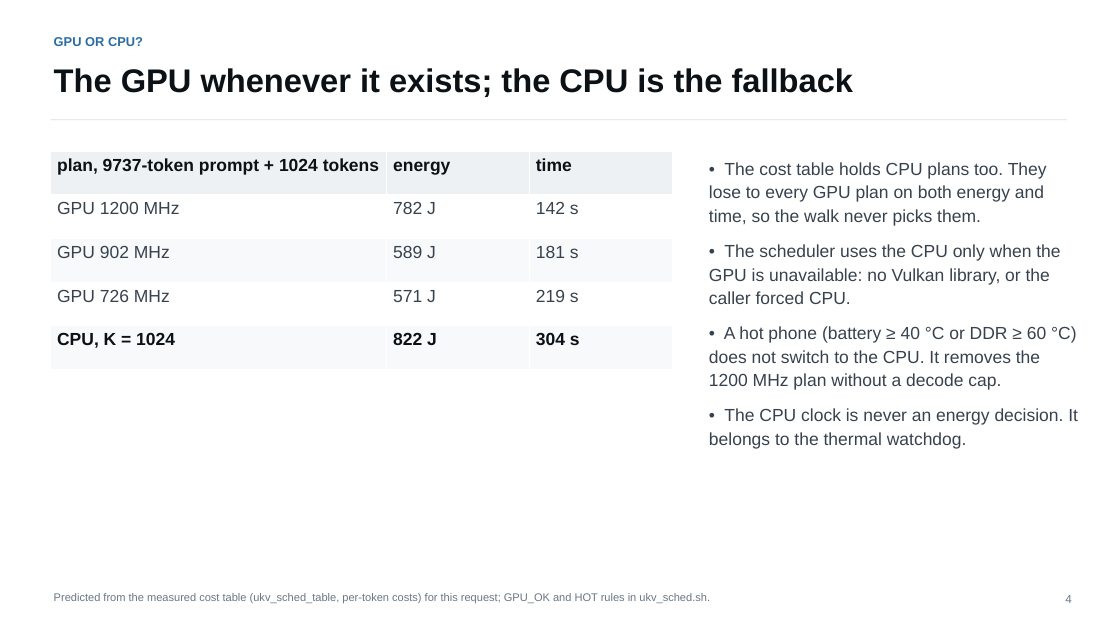
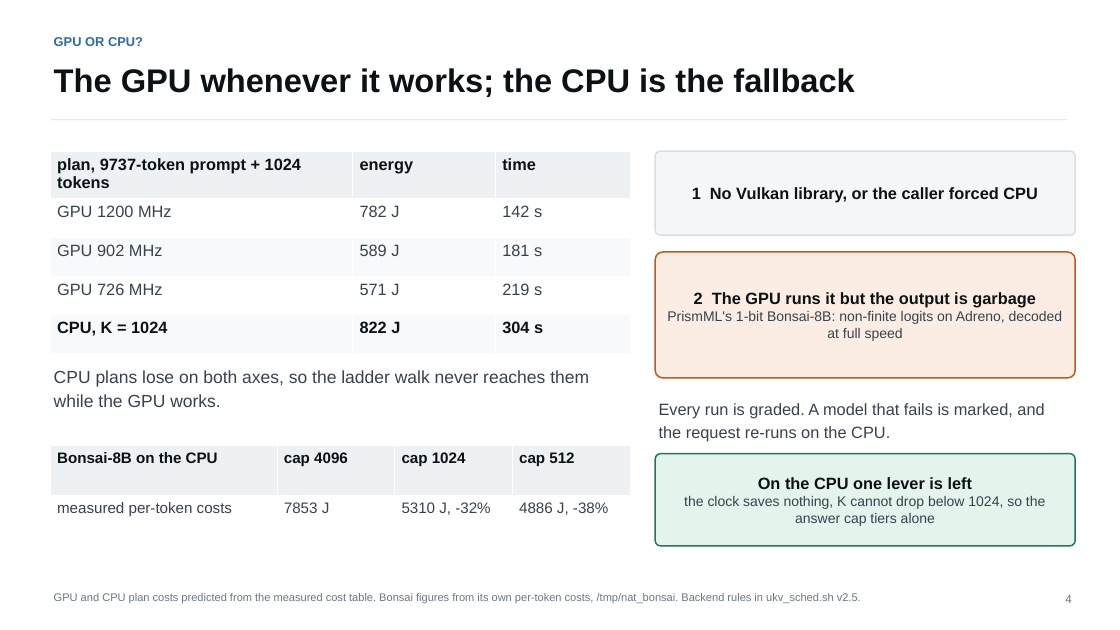
Before and after one commit to Romyull-Islam/EndurKV, a slide deck: slide 4 of muKV_energy_rl_talk.pptx. Drawn at 1120x630 pixels with LibreOffice and Linux fonts; fonts in the diff are those of the drawing. Boxes give left, top, right and bottom in pixels: in the first picture for what was removed or moved away, otherwise in the second. Text is boxed around its words. In the diff, an @@ line names an element or a change of style, - is before the commit and + after.

```diff
--- a/muKV_energy_rl_talk.pptx
+++ b/muKV_energy_rl_talk.pptx
@@ text at bbox=[54, 68, 855, 97]: text changed @@
-The GPU whenever it exists; the CPU is the fallback
+The GPU whenever it works; the CPU is the fallback
@@ table at bbox=[50, 151, 630, 344] @@
@@ size 15 to 14 pt @@
@@ table: place and size @@
-table at bbox=[50, 151, 672, 370]
+table at bbox=[50, 151, 630, 344]
@@ rounded rectangle added at bbox=[655, 151, 1075, 235], fill #F4F6F8, outline #D9DEE4 1.25 pt, 14 pt, text #0C1116, bold @@
+1 No Vulkan library, or the caller forced CPU
@@ rounded rectangle added at bbox=[655, 252, 1075, 378], fill #FBEDE3, outline #C4581A 1.25 pt, 12 pt, text #38424E @@
+2 The GPU runs it but the output is garbage
+PrismML's 1-bit Bonsai-8B: non-finite logits on Adreno, decoded at full speed
@@ text at bbox=[54, 370, 589, 407]: text changed @@
-• The cost table holds CPU plans too. They lose to every GPU plan on both energy and time, so the walk never picks them.
-• The scheduler uses the CPU only when the GPU is unavailable: no Vulkan library, or the caller forced CPU.
-• A hot phone (battery ≥ 40 °C or DDR ≥ 60 °C) does not switch to the CPU. It removes the 1200 MHz plan without a decode cap.
-• The CPU clock is never an energy decision. It belongs to the thermal watchdog.
+CPU plans lose on both axes, so the ladder walk never reaches them while the GPU works.
@@ text added at bbox=[659, 403, 1044, 441], 14 pt, text #38424E @@
+Every run is graded. A model that fails is marked, and the request re-runs on the CPU.
@@ table added at bbox=[50, 445, 630, 546], 2 rows, 4 columns @@
+Bonsai-8B on the CPU | cap 4096 | cap 1024 | cap 512
+measured per-token costs | 7853 J | 5310 J, -32% | 4886 J, -38%
@@ rounded rectangle added at bbox=[655, 454, 1075, 546], fill #E4F3EC, outline #1A7A58 1.25 pt, 12 pt, text #38424E @@
+On the CPU one lever is left
+the clock saves nothing, K cannot drop below 1024, so the answer cap tiers alone
@@ text at bbox=[54, 593, 861, 603]: text changed @@
-Predicted from the measured cost table (ukv_sched_table, per-token costs) for this request; GPU_OK and HOT rules in ukv_sched.sh.
+GPU and CPU plan costs predicted from the measured cost table. Bonsai figures from its own per-token costs, /tmp/nat_bonsai. Backend rules in ukv_sched.sh v2.5.
```
Also in this commit, not shown: 10 other files.
